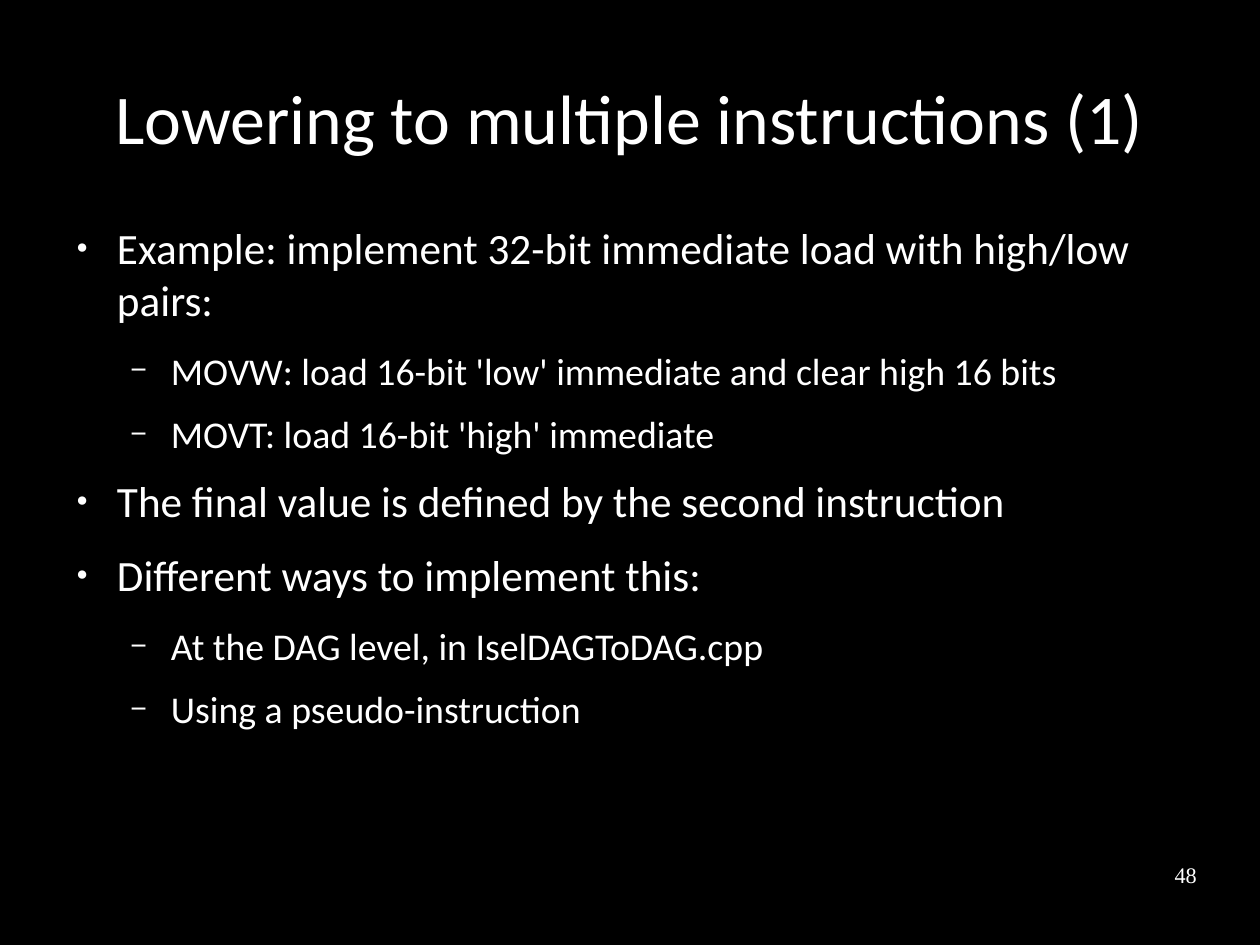
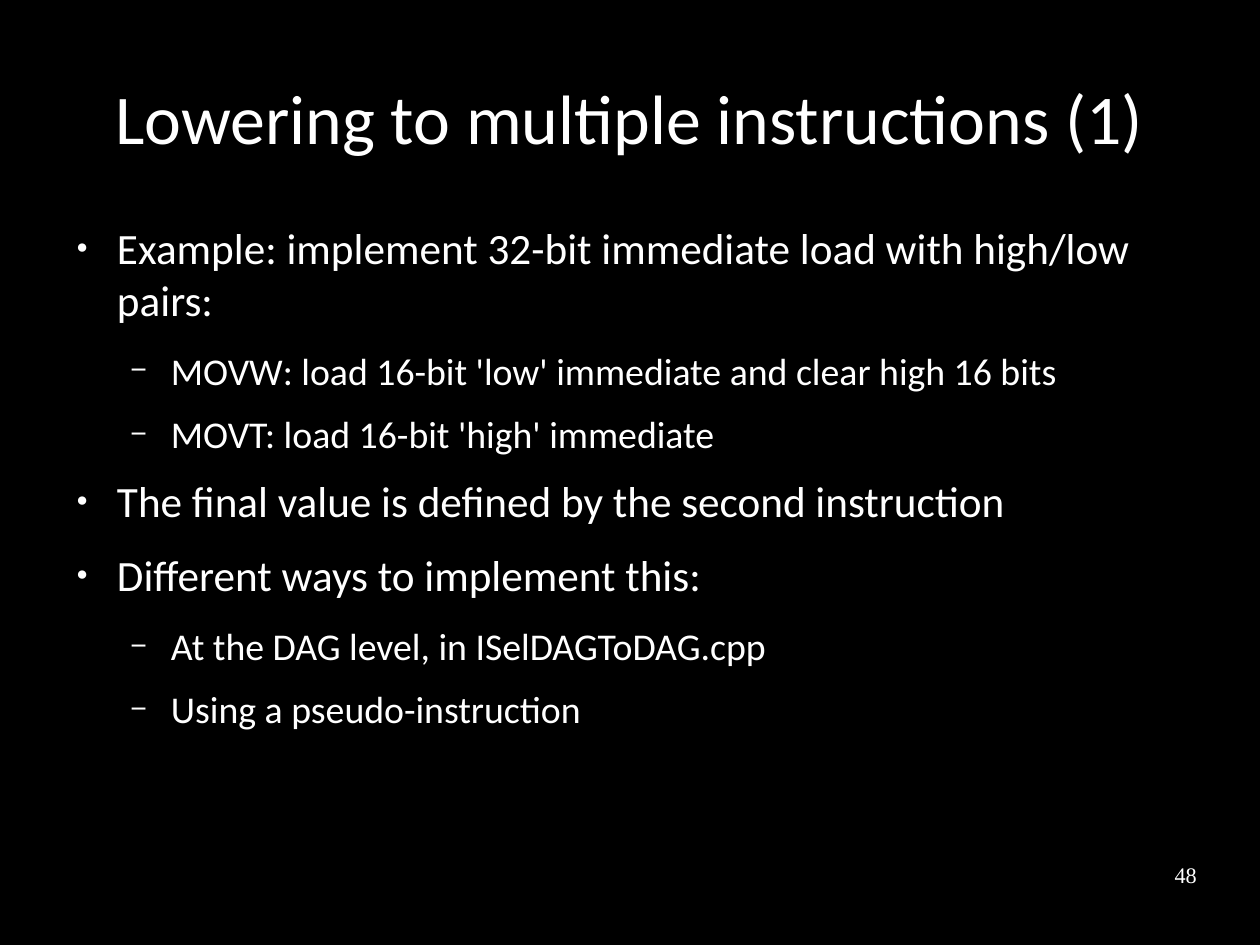
Before and after one commit to frasercrmck/llvm-leg, a slide deck: slide 48 of docs/Codeplay/Slides.odp. Drawn at 1260x945 pixels with LibreOffice and Linux fonts; fonts in the diff are those of the drawing. Boxes give left, top, right and bottom in pixels: in the first picture for what was removed or moved away, otherwise in the second. Text is boxed around its words. In the diff, an @@ line names an element or a change of style, - is before the commit and + after.

Commit message:
DAG slides.

```diff
--- a/docs/Codeplay/Slides.odp
+++ b/docs/Codeplay/Slides.odp
@@ text at box(171, 633, 766, 666): text changed @@
-  − At the DAG level, in IselDAGToDAG.cpp
+  − At the DAG level, in ISelDAGToDAG.cpp
```
Also in this commit, not shown: 3 other slides changed.
